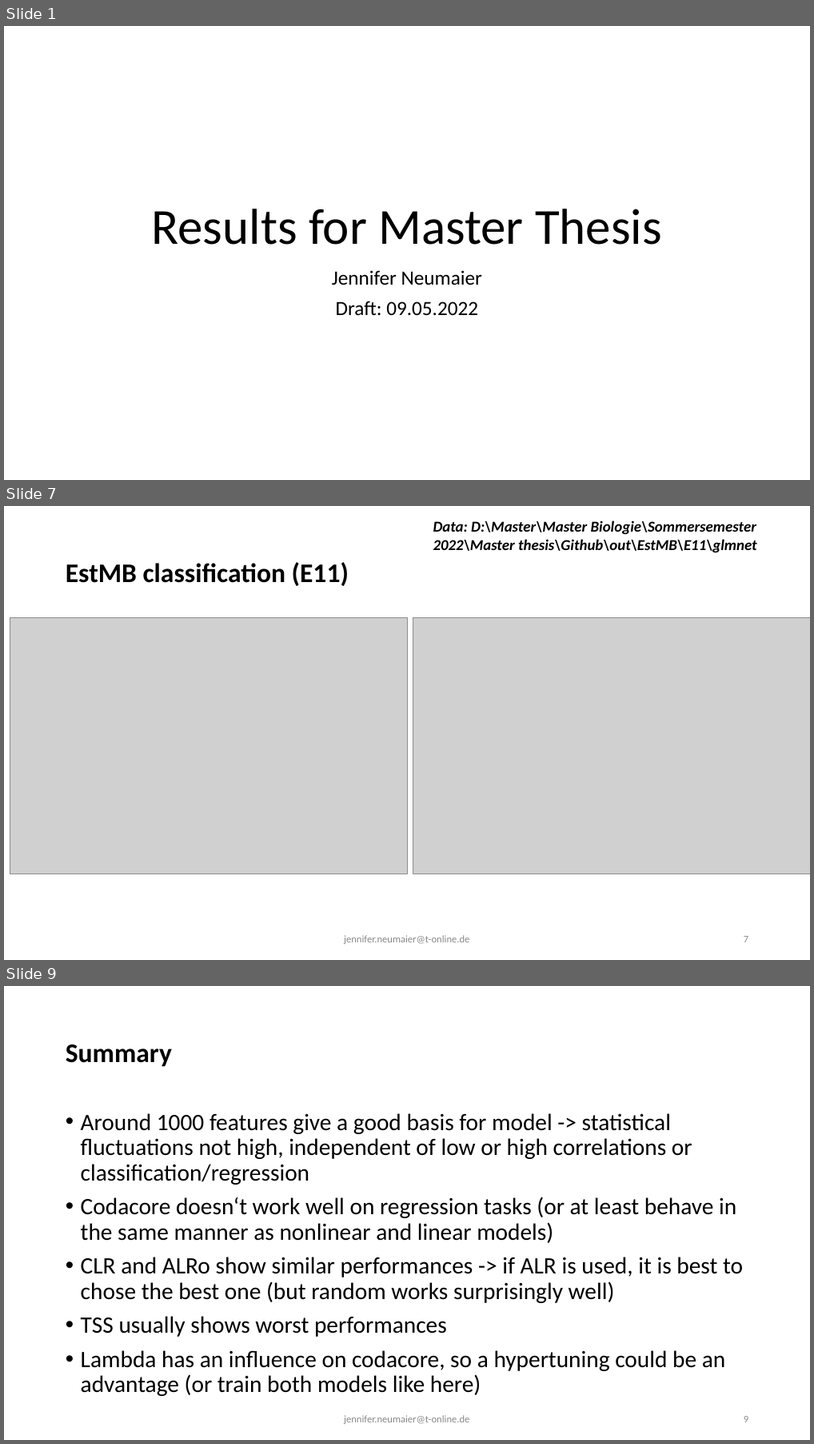
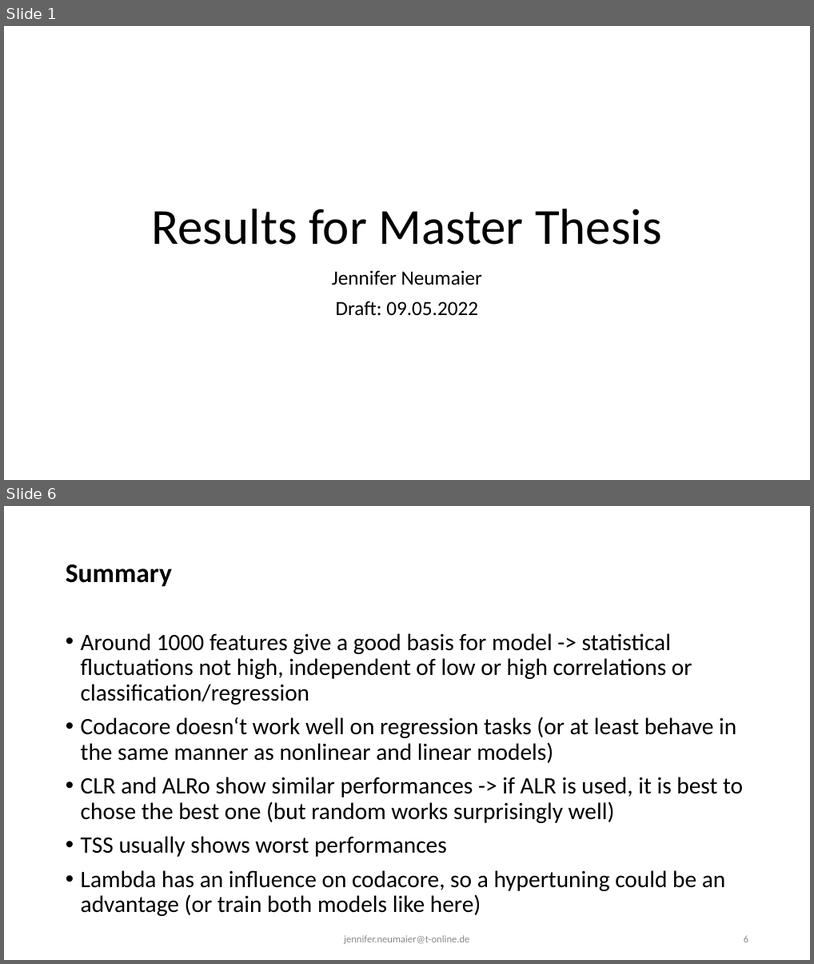
Before and after one commit to JenniferNeumaier/ml_coda, a slide deck: doc/Results for Master Thesis.odp. Shown one above the other, each under a label of ours: slides 1, 7 and 9 before the commit, slides 1 and 6 after it; the slides between them are not shown. The pictures are 814x1444 and 814x964 pixels, drawn with LibreOffice and Linux fonts; fonts in the diff are those of the drawing; grey boxes stand for pictures. Boxes give left, top, right and bottom in pixels: in the first picture for what was removed or moved away, otherwise in the second. Text is boxed around its words. In the diff, an @@ line names an element or a change of style, - is before the commit and + after.

Commit message:
added final plots and illustrative figures

```diff
--- a/doc/Results for Master Thesis.odp
+++ b/doc/Results for Master Thesis.odp
@@ slide 7 removed at (4, 506, 810, 960), background #FFFFFF @@
@@ text removed at (434, 520, 758, 552) @@
-Data: D:\Master\Master Biologie\Sommersemester 2022\Master thesis\Github\out\EstMB\E11\glmnet
@@ title removed at (66, 562, 349, 586) @@
-EstMB classification (E11)
@@ picture removed at (10, 618, 407, 873) @@
@@ picture removed at (414, 618, 810, 873) @@
@@ text removed at (344, 935, 470, 944) @@
-jennifer.neumaier@t-online.de
@@ page number removed at (744, 936, 749, 942) @@
-7
@@ what was slide 9 is now slide 6 @@
```
Also in this commit, not shown: 1 slide changed, 4 slides added, 6 other slides removed.
